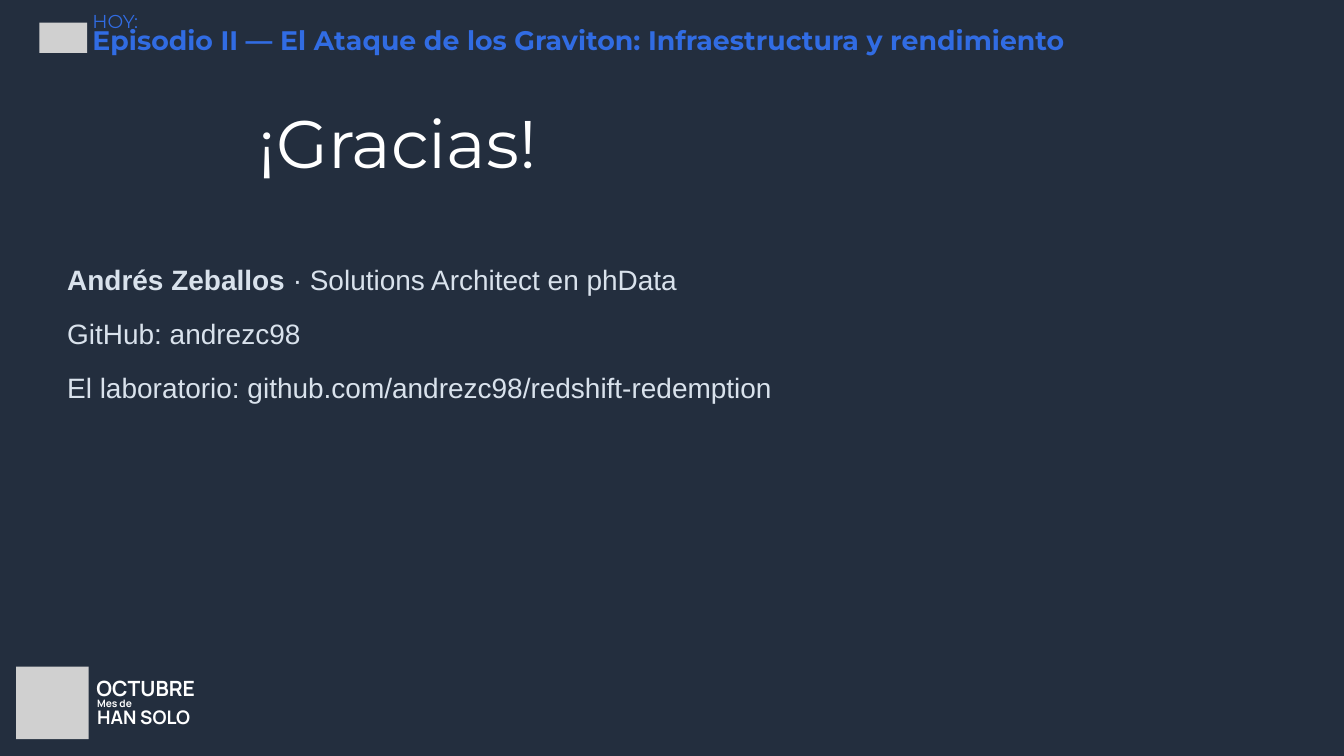
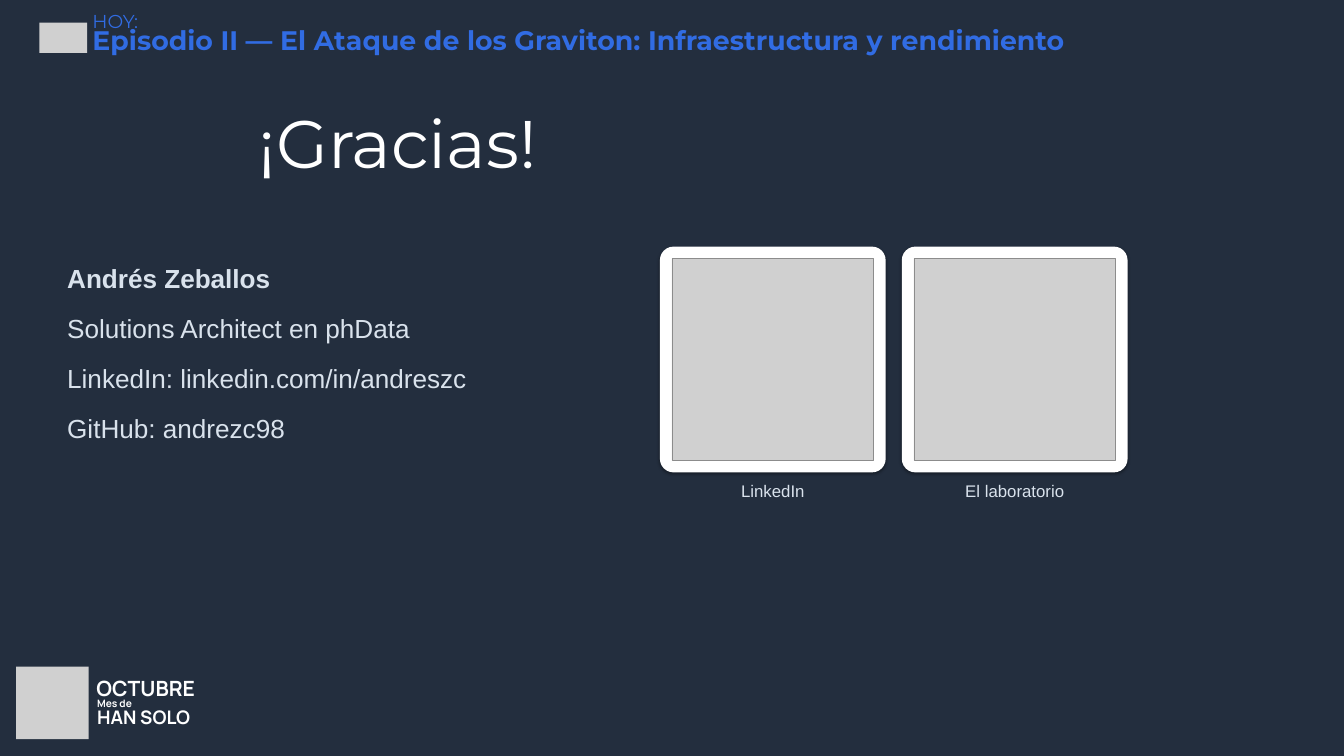
Before and after one commit to andrezc98/redshift-redemption, a slide deck: slide 36 of slides/redshift-redemption.pptx. Drawn at 1344x756 pixels with LibreOffice and Linux fonts; fonts in the diff are those of the drawing; grey boxes stand for pictures; background and template pictures are left out. Boxes give left, top, right and bottom in pixels: in the first picture for what was removed or moved away, otherwise in the second. Text is boxed around its words. In the diff, an @@ line names an element or a change of style, - is before the commit and + after.

```diff
--- a/slides/redshift-redemption.pptx
+++ b/slides/redshift-redemption.pptx
@@ text at bbox=[67, 269, 466, 389]: text changed; size 30 to 28 pt @@
-Andrés Zeballos · Solutions Architect en phData
+Andrés Zeballos
+Solutions Architect en phData
+LinkedIn: linkedin.com/in/andreszc
@@ rounded rectangle added at bbox=[660, 247, 886, 472], fill #FFFFFF @@
@@ picture added at bbox=[672, 259, 874, 460] @@
@@ rounded rectangle added at bbox=[902, 247, 1128, 472], fill #FFFFFF @@
@@ picture added at bbox=[914, 259, 1116, 460] @@
@@ text at bbox=[67, 377, 771, 403]: paragraph removed @@
-El laboratorio: github.com/andrezc98/redshift-redemption
@@ text at bbox=[67, 419, 285, 439]: size 30 to 28 pt in "GitHub: andrezc98"; less space between paragraphs @@
@@ text added at bbox=[741, 485, 804, 497], 18 pt, text #D9E2EC @@
+LinkedIn
@@ text added at bbox=[965, 485, 1064, 497], 18 pt, text #D9E2EC @@
+El laboratorio
```
Also in this commit, not shown: 1 other slide changed, 4 other files.
